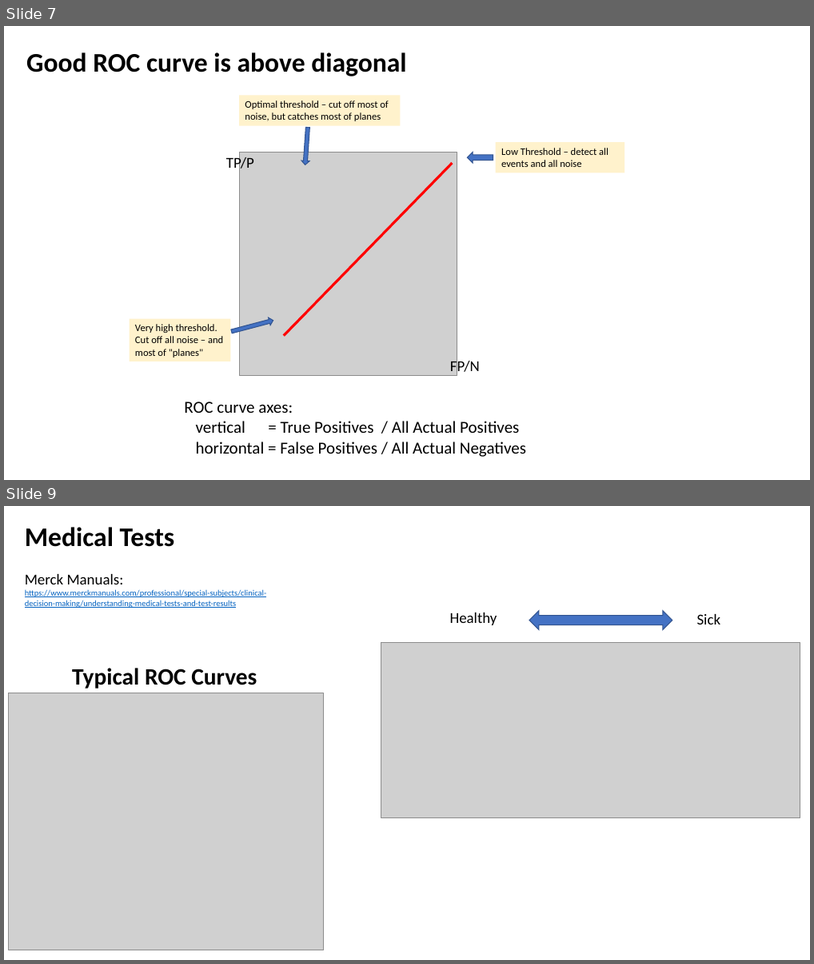
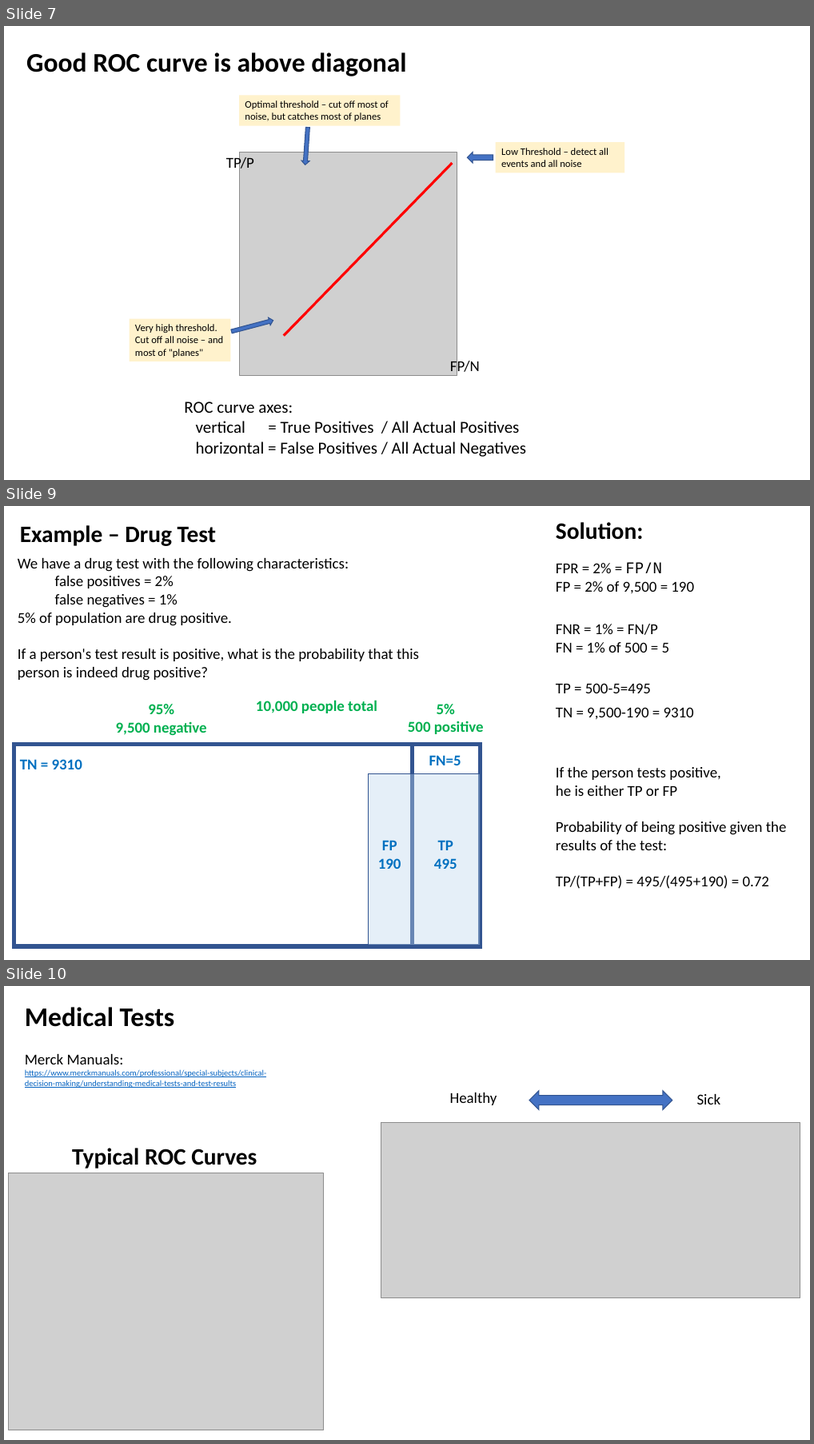
Before and after one commit to lselector/ml_ai_doc, a slide deck: Precision_Recall_ROC_Confusion.pptx. Shown one above the other, each under a label of ours: slides 7 and 9 before the commit, slides 7, 9 and 10 after it; the slides between them are not shown. The pictures are 814x964 and 814x1444 pixels, drawn with LibreOffice and Linux fonts; fonts in the diff are those of the drawing; grey boxes stand for pictures. Boxes give left, top, right and bottom in pixels: in the first picture for what was removed or moved away, otherwise in the second. Text is boxed around its words. In the diff, an @@ line names an element or a change of style, - is before the commit and + after.

```diff
--- a/Precision_Recall_ROC_Confusion.pptx
+++ b/Precision_Recall_ROC_Confusion.pptx
@@ slide 9 added at (4,506,810,960), background #FFFFFF @@
@@ text added at (20,525,216,546), 28 pt, text #000000, bold @@
+Example – Drug Test
@@ text added at (556,522,643,540), 28 pt, text #000000, bold @@
+Solution:
@@ text added at (18,558,419,680), 18 pt, text #000000 @@
+We have a drug test with the following characteristics:
+false positives = 2%
+false negatives = 1%
+5% of population are drug positive.
+If a person's test result is positive, what is the probability that this person is indeed drug positive?
@@ text added at (556,562,694,593), 18 pt, text #000000 @@
+FPR = 2% = FP/N
+FP = 2% of 9,500 = 190
@@ text added at (556,624,670,652), 18 pt, text #000000 @@
+FNR = 1% = FN/P
+FN = 1% of 500 = 5
@@ text added at (556,683,651,693), 18 pt, text #000000 @@
+TP = 500-5=495
@@ text added at (116,704,207,736), 18 pt, text #00B050, bold @@
+95%
+9,500 negative
@@ text added at (256,700,378,713), 18 pt, text #00B050, bold @@
+10,000 people total
@@ text added at (408,704,484,734), 18 pt, text #00B050, bold @@
+5%
+500 positive
@@ text added at (556,707,694,720), 18 pt, text #000000 @@
+TN = 9,500-190 = 9310
@@ rectangle added at (14,744,412,947), outline #325491 5 pt @@
@@ rectangle added at (412,744,480,947), outline #325491 5 pt @@
@@ text added at (20,759,82,769), 18 pt, text #0070C0, bold @@
+TN = 9310
@@ text added at (430,755,462,765), 18 pt, text #0070C0, bold @@
+FN=5
@@ text added at (556,767,787,888), 18 pt, text #000000 @@
+If the person tests positive,
+he is either TP or FP
+Probability of being positive given the results of the test:
+TP/(TP+FP) = 495/(495+190) = 0.72
@@ rectangle added at (368,774,480,945), fill #BDD7EE at 39% opacity, outline #325491 1 pt @@
@@ text added at (378,840,402,868), 18 pt, text #0070C0, bold @@
+FP
+190
@@ text added at (434,840,458,868), 18 pt, text #0070C0, bold @@
+TP
+495
@@ what was slide 9 is now slide 10 @@
```
Also in this commit, not shown: 1 slide changed, 9 other files.
